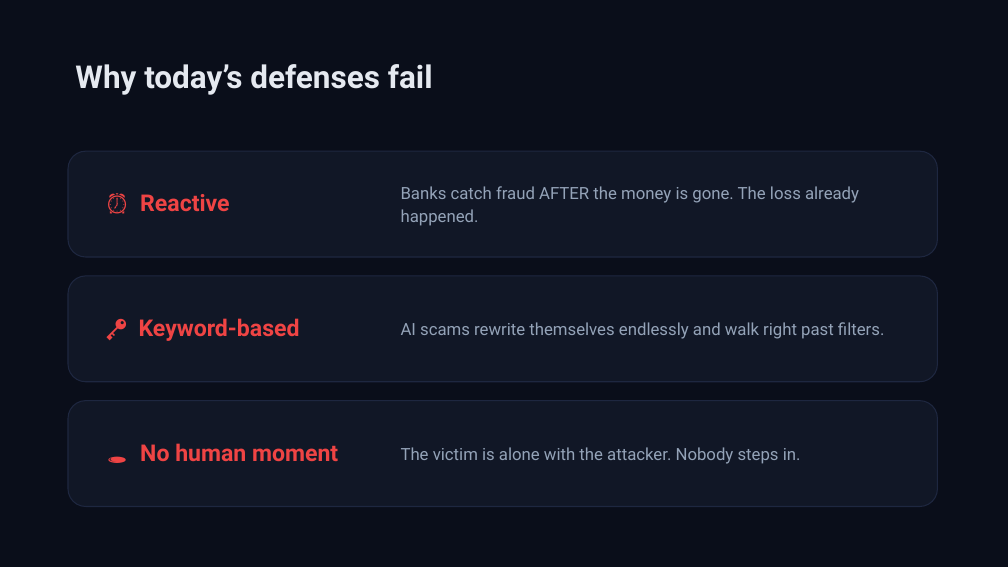
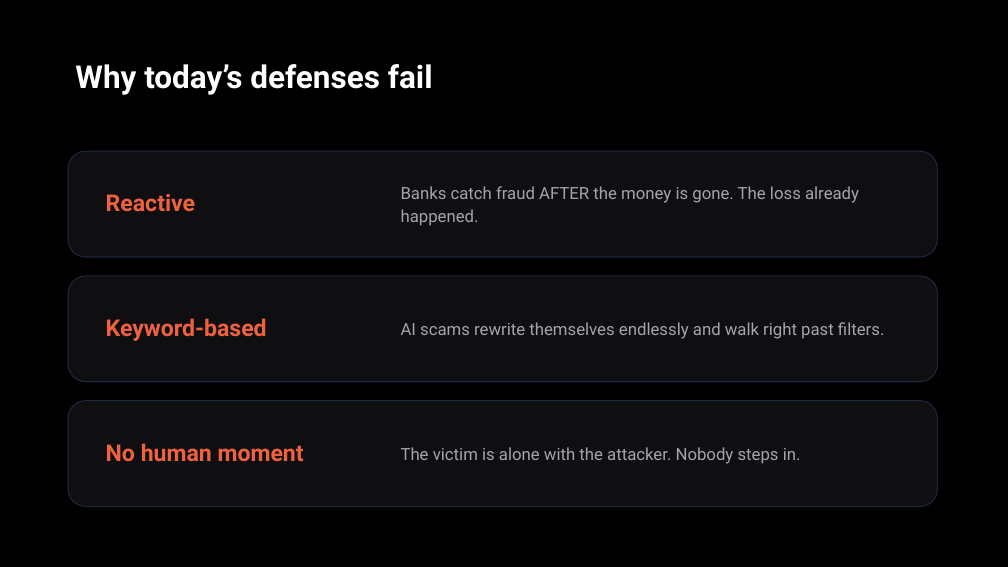
Before and after one commit to TUMO-MOGAME/Beyond-Tomorrow-Summit-AI-Future-Tech-Ecosystem-, a slide deck: slide 4 of docs/Aegis_Pitch_Deck.pptx. Drawn at 1008x567 pixels with LibreOffice and Linux fonts; fonts in the diff are those of the drawing. Boxes give left, top, right and bottom in pixels: in the first picture for what was removed or moved away, otherwise in the second. Text is boxed around its words. In the diff, an @@ line names an element or a change of style, - is before the commit and + after.

```diff
--- a/docs/Aegis_Pitch_Deck.pptx
+++ b/docs/Aegis_Pitch_Deck.pptx
@@ rectangle at (0, 0, 1008, 567): fill #0A0E1A to #000000 @@
@@ text "Why today’s defenses fail" at (75, 64, 433, 95): text colour #E5E9F0 to #FFFFFF @@
@@ text at (106, 194, 195, 212): text changed; text colour #EF4444 to #F0613F @@
-⏰ Reactive
+Reactive
@@ text at (106, 318, 267, 341): text changed; text colour #EF4444 to #F0613F @@
-🔑 Keyword-based
+Keyword-based
@@ fill #111726 to #0F0F11 in 3 elements at (68, 151, 938, 257), (68, 276, 938, 382), (68, 401, 938, 507) @@
@@ text colour #94A3B8 to #A4A4AC in 3 elements at (401, 186, 859, 226), (401, 322, 884, 339), (401, 447, 801, 464) @@
@@ text at (106, 443, 304, 462): text changed; text colour #EF4444 to #F0613F @@
-🕳️ No human moment
+No human moment
```
Also in this commit, not shown: 9 other slides changed, 15 other files.
